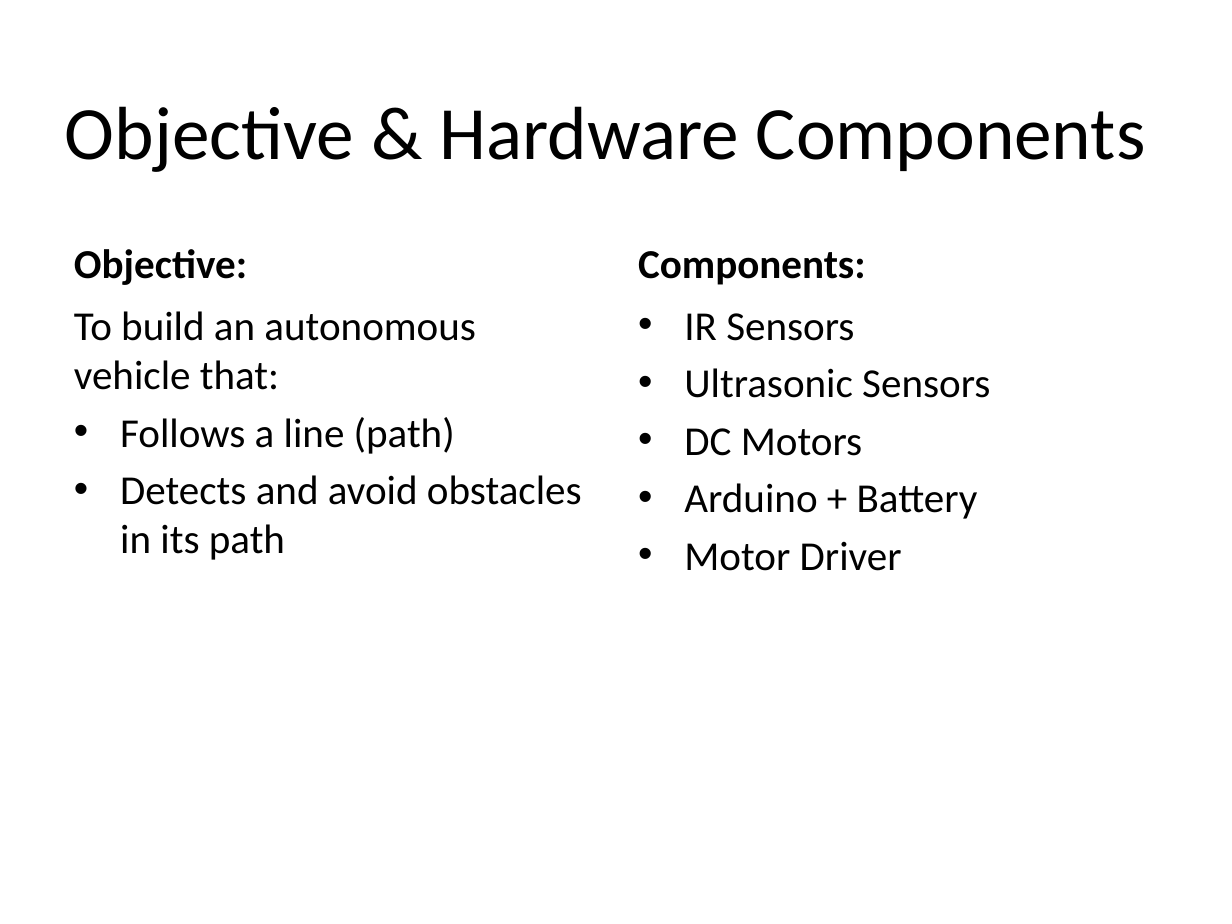
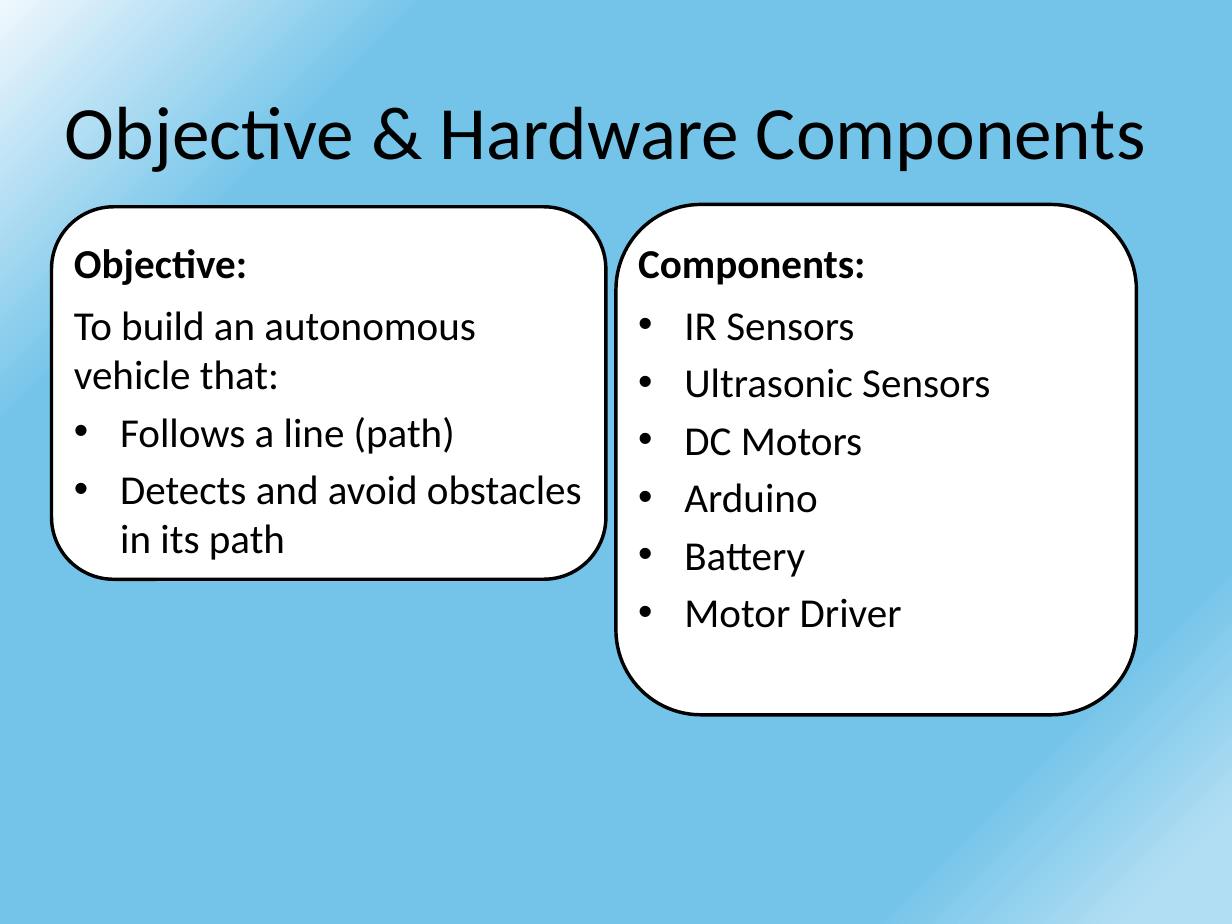
Before and after one commit to DariaShushkova/Autonomous_vehicle_prototype, a slide deck: slide 2 of Presentation.pptx. Drawn at 1232x924 pixels with LibreOffice and Linux fonts; fonts in the diff are those of the drawing. Boxes give left, top, right and bottom in pixels: in the first picture for what was removed or moved away, otherwise in the second. Text is boxed around its words. In the diff, an @@ line names an element or a change of style, - is before the commit and + after.

Commit message:
edited the design of the presentation

```diff
--- a/Presentation.pptx
+++ b/Presentation.pptx
@@ background #FFFFFF to gradient #F0F8FD to #74C4E9 to #B2DEF3 @@
@@ rounded rectangle added at bbox=[52, 207, 606, 579], fill #FFFFFF, outline #000000 2 pt @@
@@ rounded rectangle added at bbox=[616, 205, 1136, 715], fill #FFFFFF, outline #000000 2 pt @@
@@ text at bbox=[684, 483, 817, 577]: text changed @@
-• Arduino + Battery
+• Arduino
+• Battery
```
Also in this commit, not shown: 13 other slides changed.
